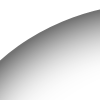
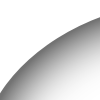
The second 100x100 image is a revision of the first. Changes to its layers:
painted on "Overlay" over [0, 9, 100, 94]
